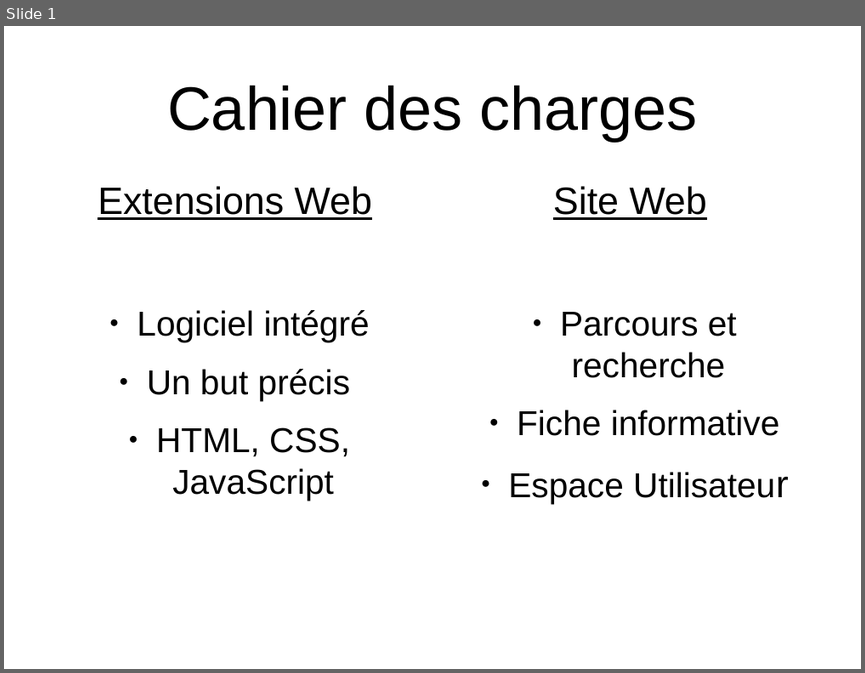
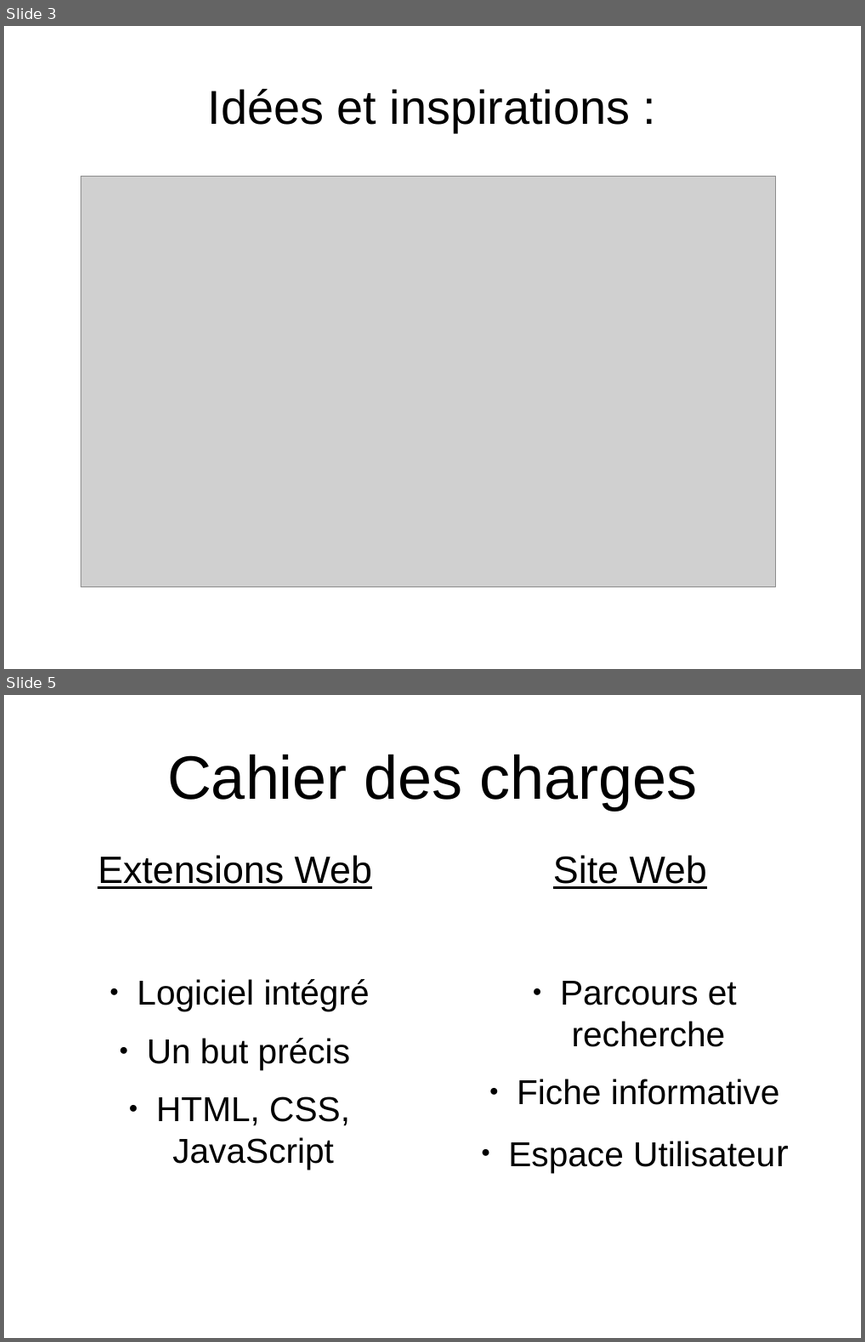
Before and after one commit to YohannBethoule/AnnuaireCollaboratif, a slide deck: doc/diapo_finale.odp. Shown one above the other, each under a label of ours: slide 1 before the commit, slides 3 and 5 after it; the slides between them are not shown. The pictures are 865x673 and 865x1342 pixels, drawn with LibreOffice and Linux fonts; fonts in the diff are those of the drawing; grey boxes stand for pictures. Boxes give left, top, right and bottom in pixels: in the first picture for what was removed or moved away, otherwise in the second. Text is boxed around its words. In the diff, an @@ line names an element or a change of style, - is before the commit and + after.

```diff
--- a/doc/diapo_finale.odp
+++ b/doc/diapo_finale.odp
@@ slide 3 added at (x1=4, y1=26, x2=861, y2=669), background #FFFFFF @@
@@ title added at (x1=208, y1=89, x2=630, y2=132), 44 pt, text #000000 @@
+Idées et inspirations :
@@ picture added at (x1=81, y1=176, x2=776, y2=586) @@
@@ what was slide 1 is now slide 5 @@
```
Also in this commit, not shown: 17 other slides added.
